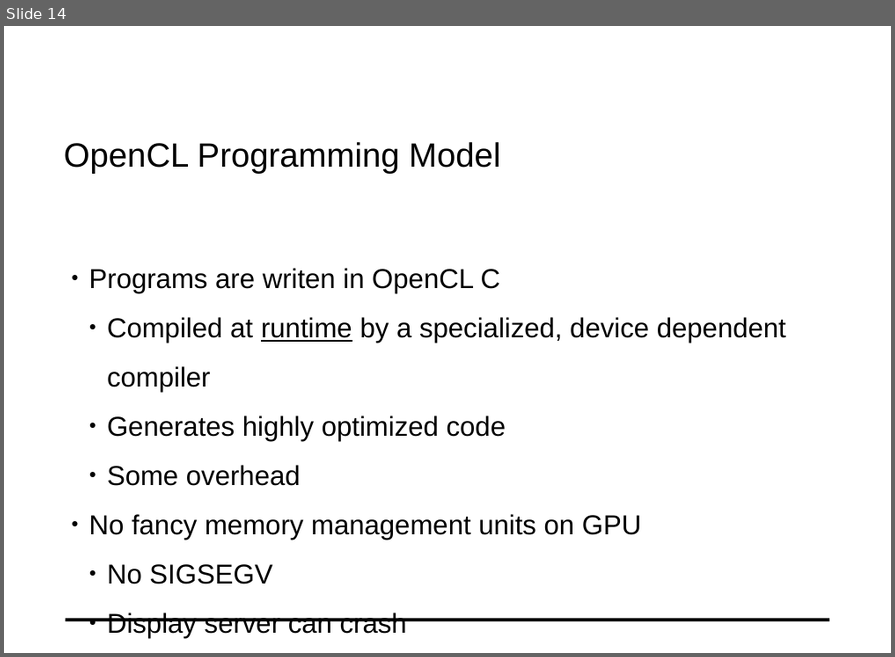
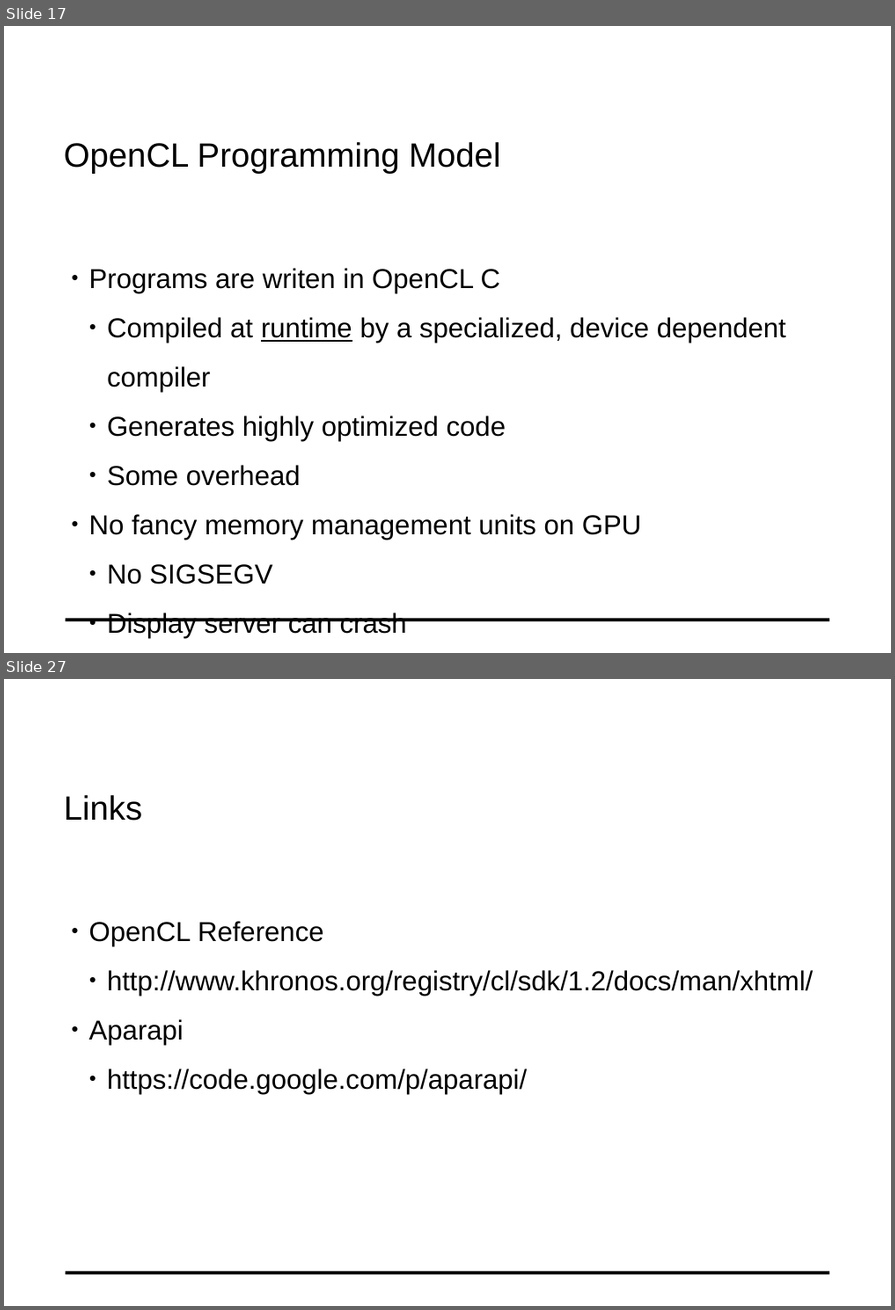
Before and after one commit to fluescher/conpr-opencl-lecture, a slide deck: docs/SL_OpenCL.odp. Shown one above the other, each under a label of ours: slide 14 before the commit, slides 17 and 27 after it; the slides between them are not shown. The pictures are 895x657 and 895x1310 pixels, drawn with LibreOffice and Linux fonts; fonts in the diff are those of the drawing; background and template pictures are left out. Boxes give left, top, right and bottom in pixels: in the first picture for what was removed or moved away, otherwise in the second. Text is boxed around its words. In the diff, an @@ line names an element or a change of style, - is before the commit and + after.

```diff
--- a/docs/SL_OpenCL.odp
+++ b/docs/SL_OpenCL.odp
@@ slide 27 added at bbox=[4, 679, 891, 1306], background #FFFFFF; not listed: 1 template element that a slide beside it also shows @@
@@ text added at bbox=[64, 795, 142, 821], 32 pt, text #000000 @@
+Links
@@ text added at bbox=[89, 921, 813, 1094], 26 pt, text #000000 @@
+● OpenCL Reference
+  ● http://www.khronos.org/registry/cl/sdk/1.2/docs/man/xhtml/
+● Aparapi
+  ● https://code.google.com/p/aparapi/
@@ what was slide 14 is now slide 17 @@
```
Also in this commit, not shown: 3 slides changed, 13 other slides added, 2 other files.
